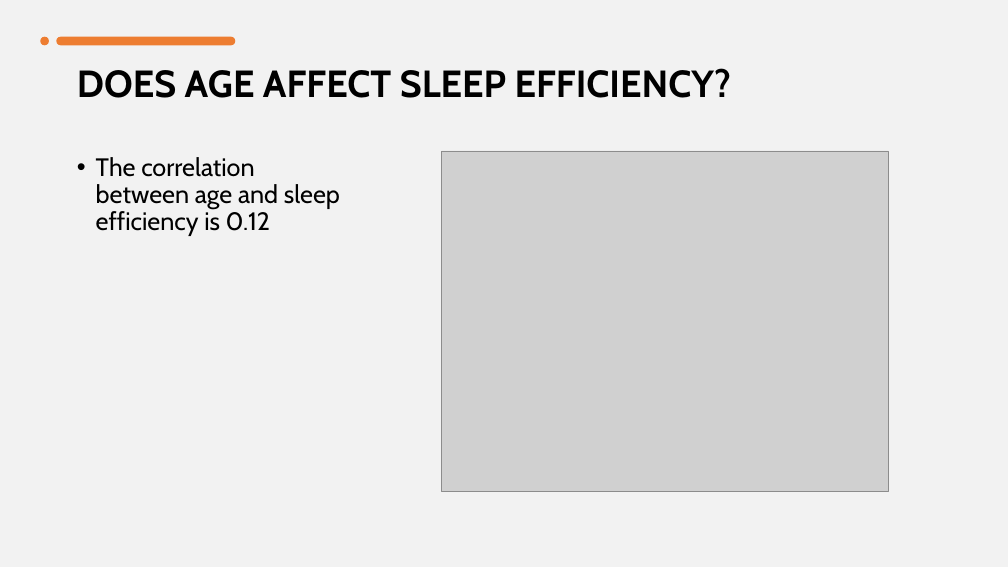
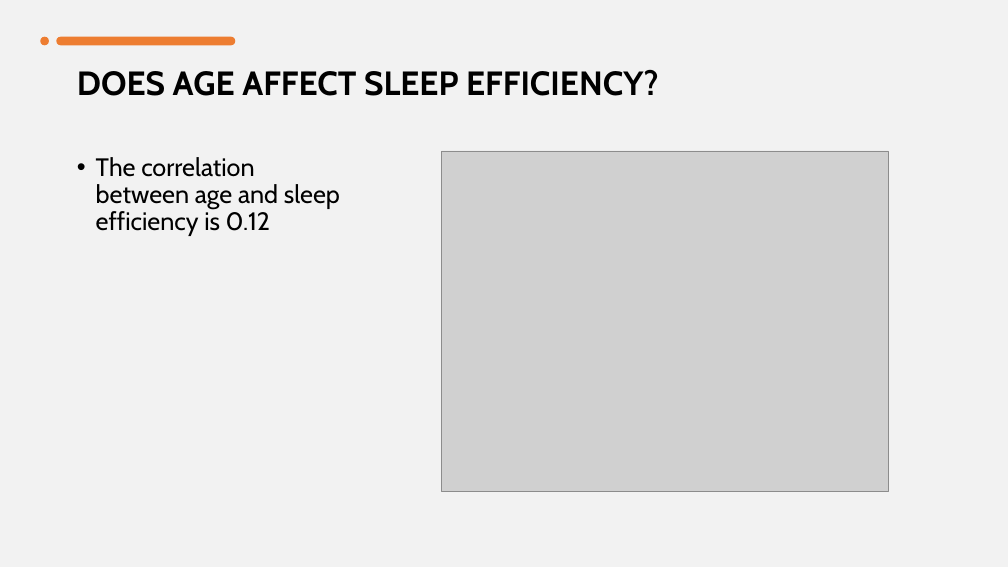
Before and after one commit to JenFreeze/Project_1, a slide deck: slide 6 of Project1.pptx. Drawn at 1008x567 pixels with LibreOffice and Linux fonts; fonts in the diff are those of the drawing; grey boxes stand for pictures. Boxes give left, top, right and bottom in pixels: in the first picture for what was removed or moved away, otherwise in the second. Text is boxed around its words. In the diff, an @@ line names an element or a change of style, - is before the commit and + after.

```diff
--- a/Project1.pptx
+++ b/Project1.pptx
@@ title "DOES AGE AFFECT SLEEP EFFICIENCY?" at [77, 70, 659, 96]: size 36 to 32 pt @@
```
Also in this commit, not shown: 9 other slides changed.
